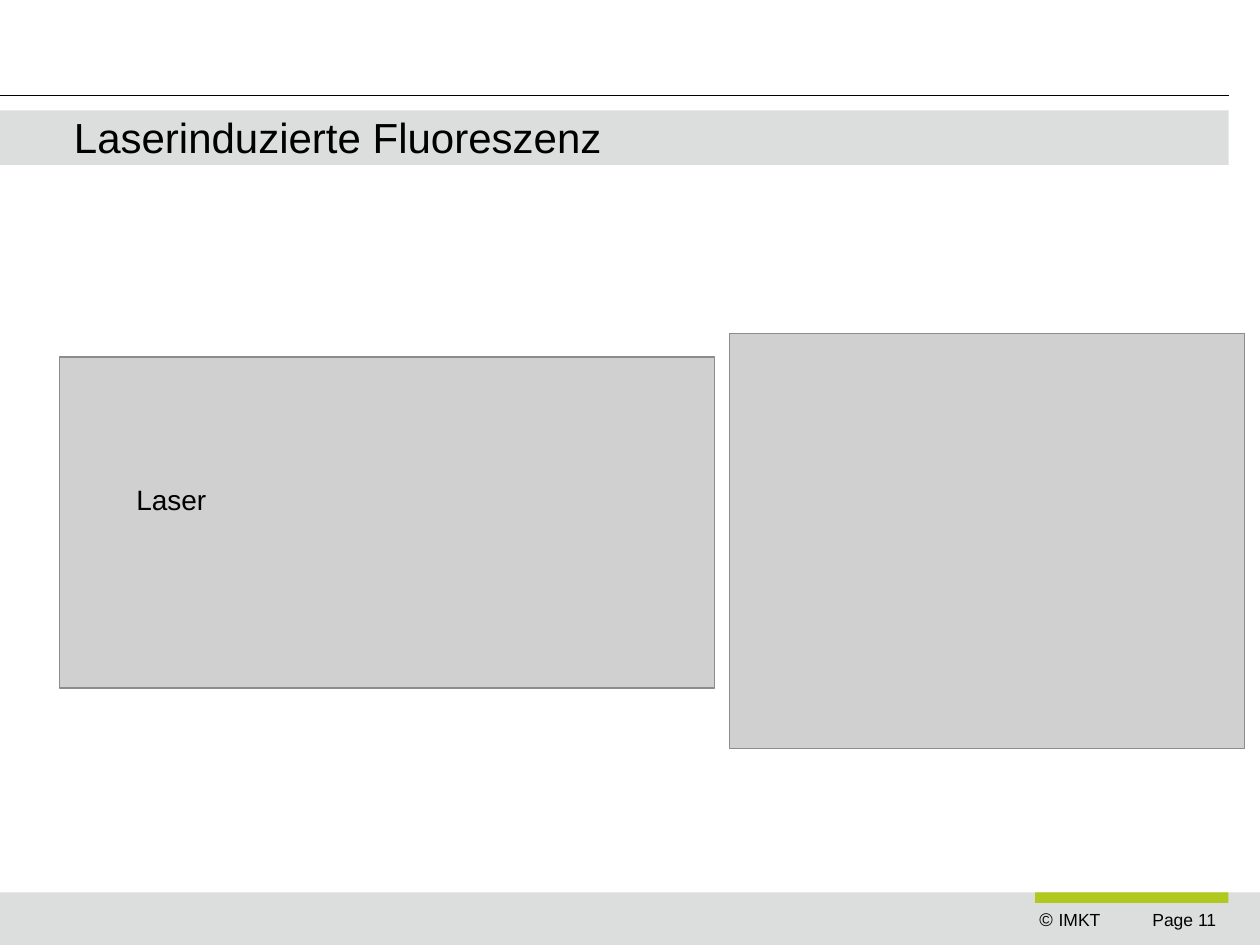
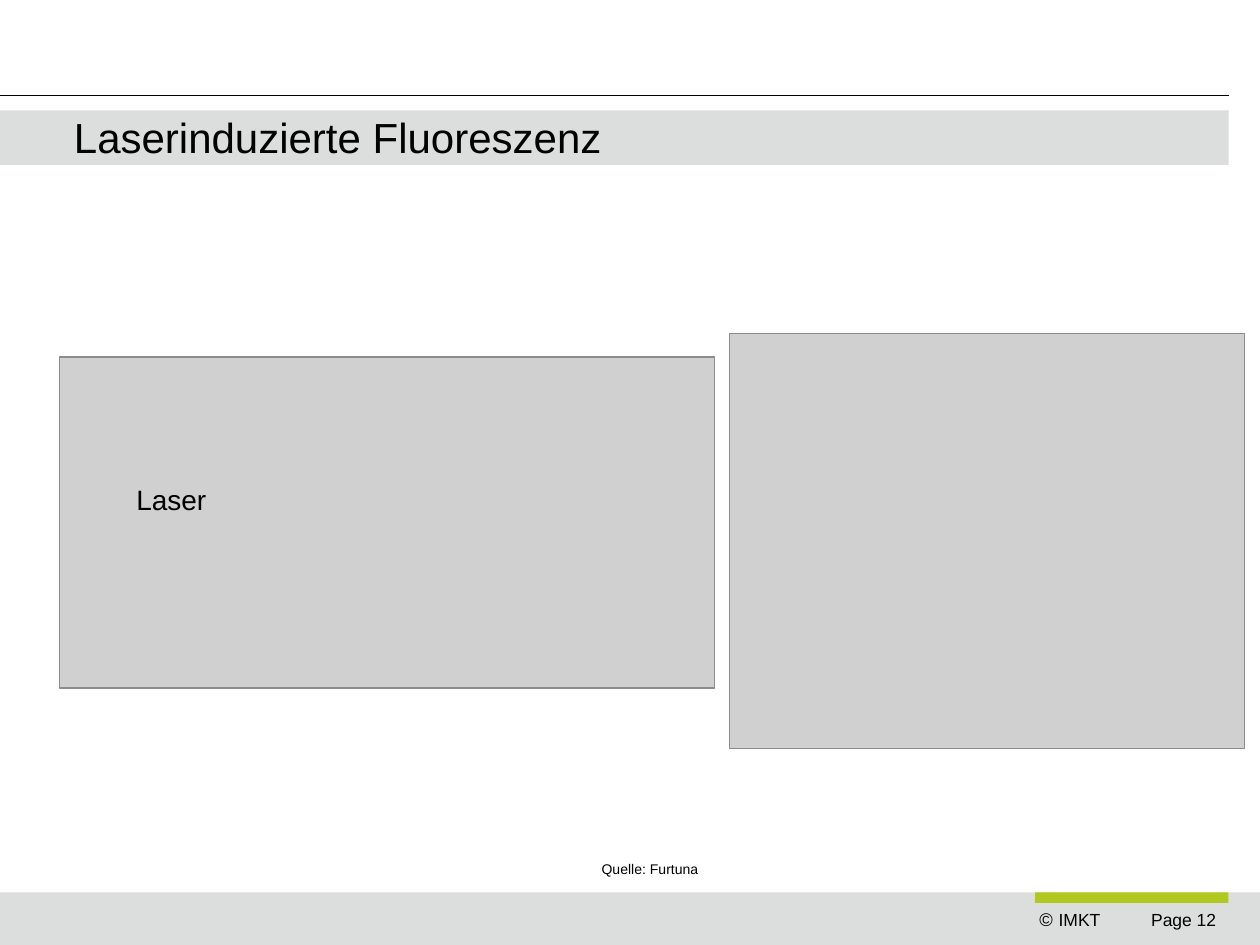
Before and after one commit to ngocminhdao88/dao_masterarbeit, a slide deck: slide 12 of presentations/ziel_der_arbeit_vw.pptx (slide 11 before the commit). Drawn at 1260x945 pixels with LibreOffice and Linux fonts; fonts in the diff are those of the drawing; grey boxes stand for pictures; background and template pictures are left out. Boxes give left, top, right and bottom in pixels: in the first picture for what was removed or moved away, otherwise in the second. Text is boxed around its words. In the diff, an @@ line names an element or a change of style, - is before the commit and + after.

```diff
--- a/presentations/ziel_der_arbeit_vw.pptx
+++ b/presentations/ziel_der_arbeit_vw.pptx
@@ text added at [602, 864, 698, 877], 8 pt, text #000000 @@
+Quelle: Furtuna
@@ page number at [1151, 914, 1216, 930]: text changed @@
-Page 11
+Page 12
```
Also in this commit, not shown: 13 other slides changed, 2 slides added, 10 other files.
